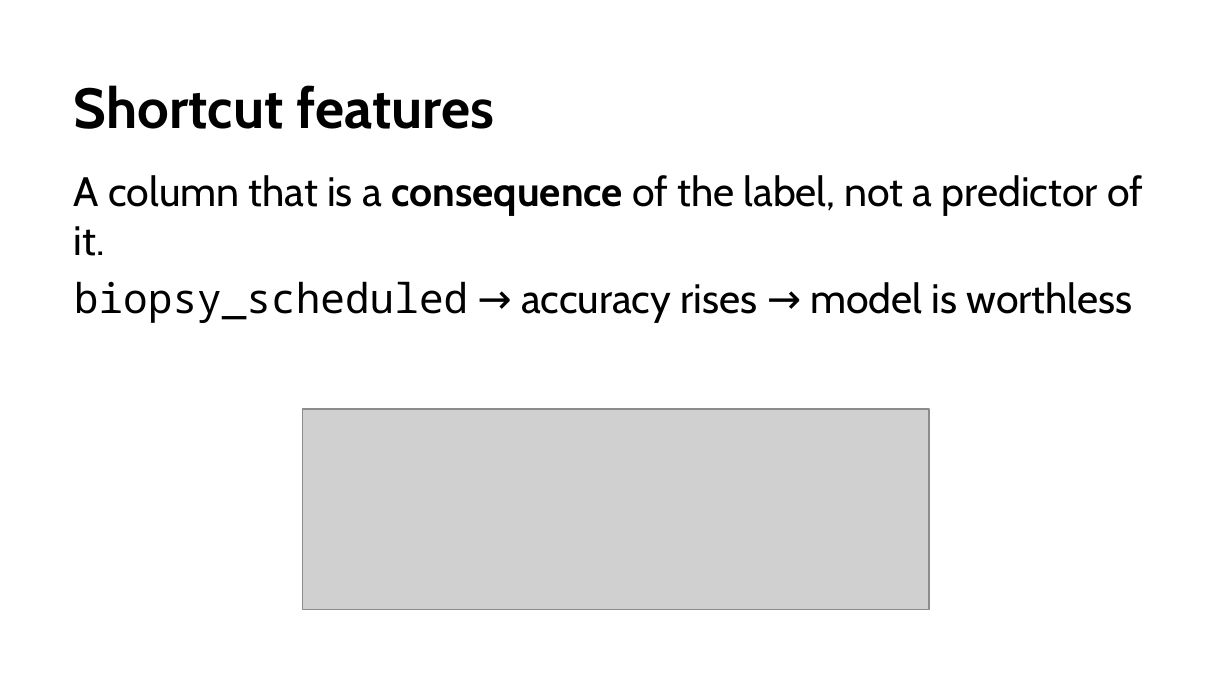
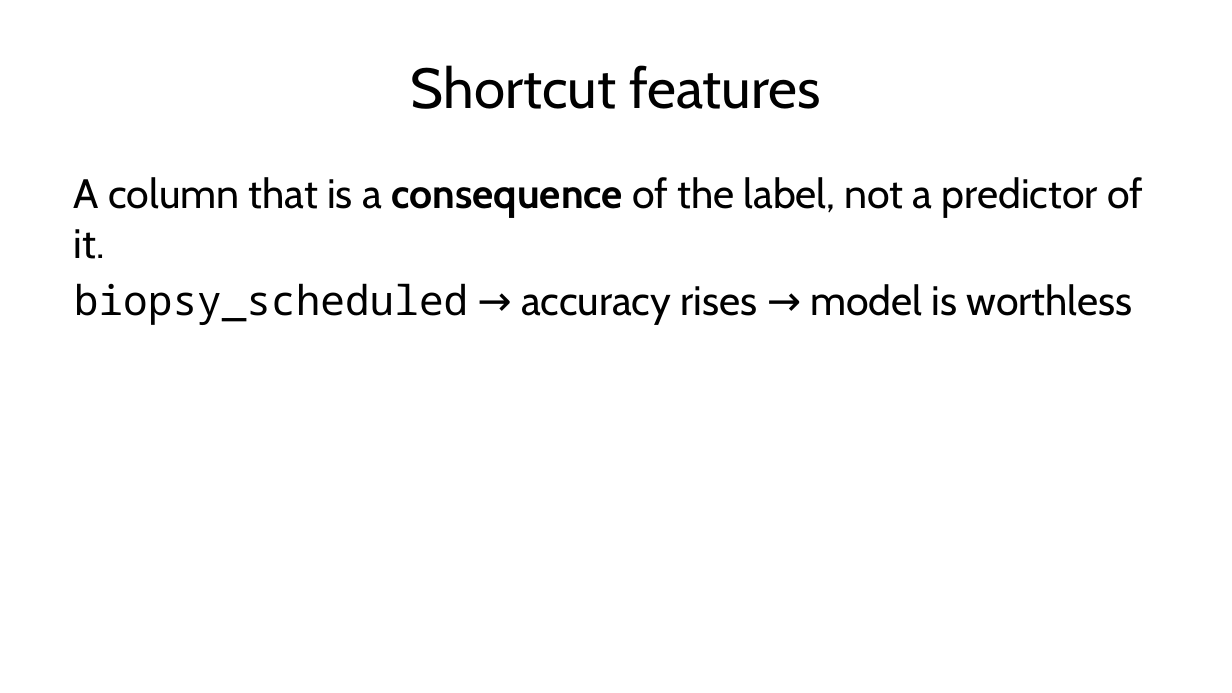
Before and after one commit to fabioantonini/technologies-for-artificial-intelligence, a slide deck: slide 56 of Lessons/01_introduction_and_workflow/Slides/introduction_and_workflow_slides.pptx (slide 50 before the commit). Drawn at 1232x693 pixels with LibreOffice and Linux fonts; fonts in the diff are those of the drawing; grey boxes stand for pictures; background and template pictures are left out. Boxes give left, top, right and bottom in pixels: in the first picture for what was removed or moved away, otherwise in the second. Text is boxed around its words. In the diff, an @@ line names an element or a change of style, - is before the commit and + after.

```diff
--- a/Lessons/01_introduction_and_workflow/Slides/introduction_and_workflow_slides.pptx
+++ b/Lessons/01_introduction_and_workflow/Slides/introduction_and_workflow_slides.pptx
@@ title "Shortcut features" at box(411, 65, 821, 109): bold off; alignment left to centre; vertical alignment bottom to middle @@
@@ picture removed at box(303, 409, 929, 610) @@
```
Also in this commit, not shown: 6 other slides changed, 7 slides added, 9 other files.
